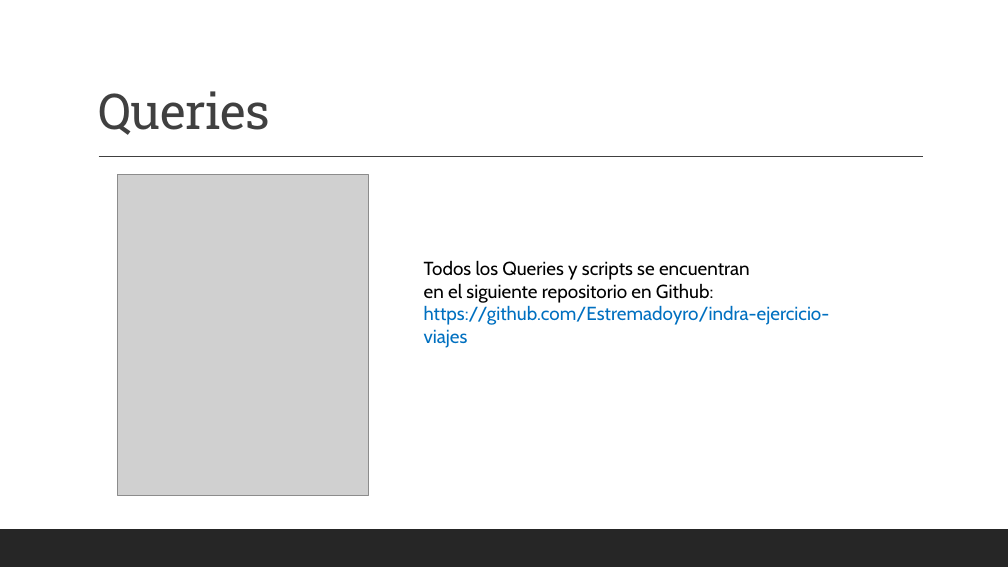
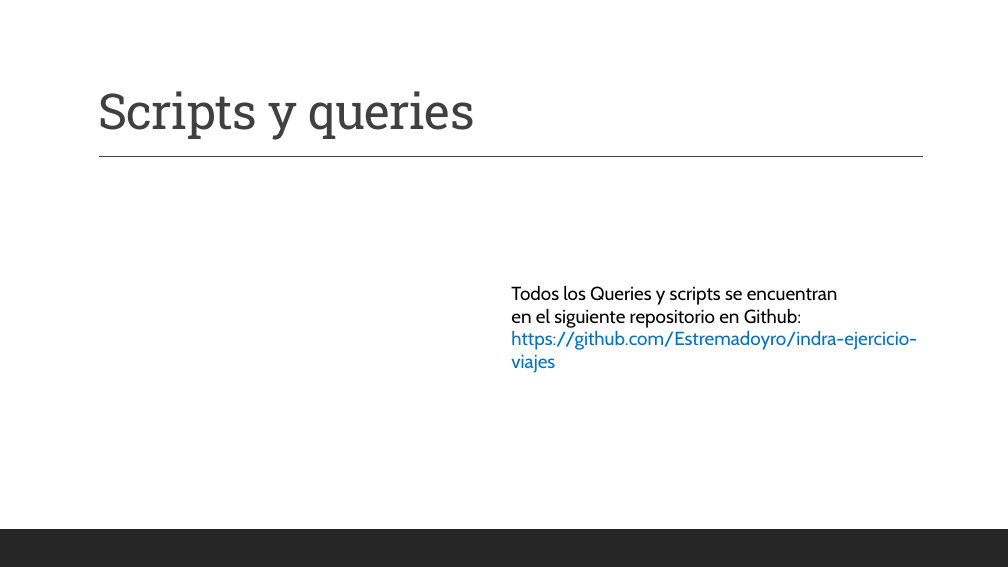
Before and after one commit to Estremadoyro/indra-ejercicio-viajes, a slide deck: slide 16 of Air-Tribu.pptx (slide 8 before the commit). Drawn at 1008x567 pixels with LibreOffice and Linux fonts; fonts in the diff are those of the drawing; grey boxes stand for pictures. Boxes give left, top, right and bottom in pixels: in the first picture for what was removed or moved away, otherwise in the second. Text is boxed around its words. In the diff, an @@ line names an element or a change of style, - is before the commit and + after.

Commit message:
hasta ejercicio 14

```diff
--- a/Air-Tribu.pptx
+++ b/Air-Tribu.pptx
@@ title at (98,91,474,140): text changed @@
-Queries
+Scripts y queries
@@ picture removed at (118,175,369,495) @@
@@ text "Todos los Queries y scripts ...": place and size @@
-text "Todos los Queries y scripts ..." at (424,260,830,325)
+text "Todos los Queries y scripts ..." at (511,285,917,350)
```
Also in this commit, not shown: 8 slides added, 2 other files.
